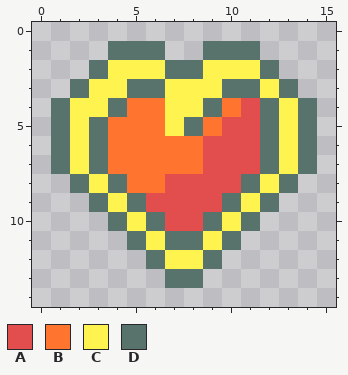
File history of a pixel-art sprite, Foray Assets/heart_icon.png. The first picture shows the starting point.
The file is 16x15 pixels.
Palette (. is transparent): A #e24d4d  B #ff7530  C #fff34f  D #58726c
Pixels before, first column x 1:
 1 ...DDD..DDD...
 2 ..DCCCDDCCCD..
 3 .DCCDDCCCDDCD.
 4 DCCDBBCCDBADCD
 5 DCDBBBCDBAADCD
 6 DCDBBBBBAAADCD
 7 DCDBBBBBAAADCD
 8 .DCDBBAAAADCD.
 9 ..DCDAAAADCD..
10 ...DCDAADCD...
11 ....DCDDCD....
12 .....DCCD.....
13 ......DD......
Once edited:
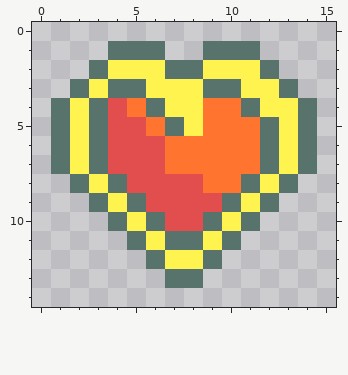
The exact change:
y 3: x 4 C -> D; x 6 D -> C; x 9 C -> D; x 11 D -> C
y 4: x 3..4 CD -> DA; x 6 B -> D; x 9 D -> B; x 11..12 AD -> DC
y 5: x 4..5 BB -> AA; x 7..8 CD -> DC; x 10..11 AA -> BB
y 6..7: x 4..6 BBB -> AAA; x 9..11 AAA -> BBB
y 8: x 5..6 BB -> AA; x 9..10 AA -> BB
Boxes around the changes in both pictures, in picture pixels (x1, y1, x2, y2):
changed: (89, 79, 279, 193)
